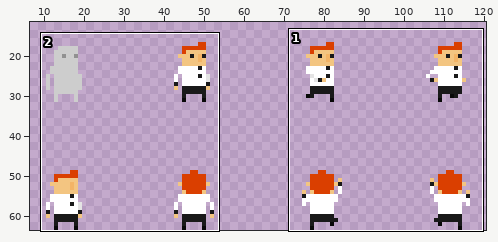
File history of a sprite sheet, src/sprites/chef.png. Above, an overview of the earlier version with the close-up marked.
Close-up. Old version:
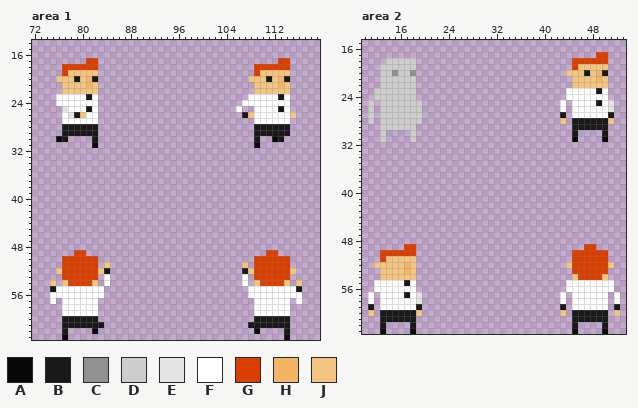
The file is 128x64 pixels. Colours within 5 levels of each other are drawn and written as one. Shown: area 1: x 72..119, y 14..63; area 2: x 10..53, y 15..63. The wide view leaves out empty margins.
Palette (. is transparent): A #080808  B #191919  C #919191  D #cdcdcd  E #e4e4e4  F #ffffff  G #da3f00  H #f3b466  J #f3c581
After the commit:
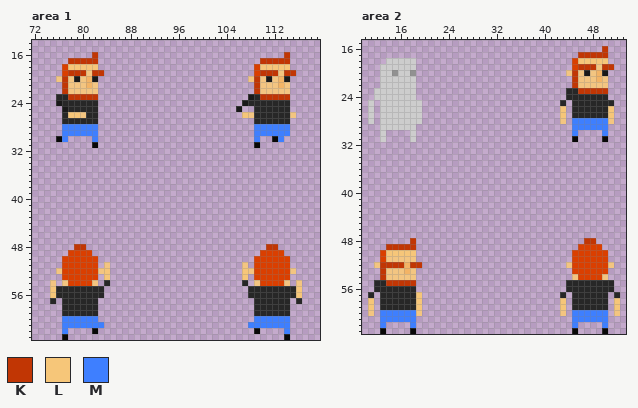
Colours new in this view: K #c13604  L #f6c679  M #3e7fff
The exact change:
colour F: #ffffff -> #272727
Area 1:
y 16: x 82 . -> K; x 114 . -> K
y 17: x 78..82 ...GG -> KKKKK; x 110..114 ...GG -> KKKKK
y 18: x 78..82 GGGGG -> LLLLL; x 110..114 GGGGG -> LLLLL
y 19: x 78..80 JJJ -> KKK; x 82..83 J. -> KK; x 110..112 JJJ -> KKK; x 114..115 J. -> KK
y 20..22: x 77 J -> K; x 109 J -> K
y 23: x 78..82 FFFBF -> KKKKK; x 108 F -> B; x 110..114 FFFBF -> KKKKK
y 24: x 76 F -> B; x 107 F -> B
y 25: x 77 E -> B; x 81 B -> F; x 106 F -> B; x 113 B -> F
y 26: x 78..79 EB -> LL; x 107 B -> L
y 28..29: x 77..82 BBBBBB -> MMMMMM; x 109..114 BBBBBB -> MMMMMM
y 30: x 77 B -> M; x 82 B -> M; x 109 B -> M; x 113 B -> M
y 48: x 79..80 .. -> KK; x 111..112 .. -> KK
y 49: x 78 . -> G; x 81 . -> G; x 110 . -> G; x 113 . -> G
y 52: x 84 B -> L; x 107 B -> L
y 53: x 84 F -> L; x 107 F -> L
y 55: x 75 B -> L; x 116 B -> L
y 56: x 75 F -> L; x 116 F -> L
y 60: x 77..82 BBBBBB -> MMMMMM; x 109..114 BBBBBB -> MMMMMM
y 61: x 77..83 BBBBBBB -> MMMMMMM; x 108..114 BBBBBBB -> MMMMMMM
y 62: x 77 B -> M; x 114 B -> M
Area 2:
y 16: x 50 . -> K
y 17: x 46..50 ...GG -> KKKKK
y 18: x 46..50 GGGGG -> LLLLL
y 19: x 46..48 JJJ -> KKK; x 50..51 J. -> KK
y 20..22: x 45 J -> K
y 23: x 46..50 FFFBF -> KKKKK
y 25: x 49 B -> F; x 51 E -> F
y 26: x 43 F -> L; x 51 E -> L
y 27: x 43 B -> L; x 51 B -> L
y 28..29: x 45..50 BBBBBB -> MMMMMM
y 30: x 45 B -> M; x 50 B -> M
y 48: x 18 . -> K; x 47..48 .. -> KK
y 49: x 14..18 ...GG -> KKKKK; x 46 . -> G; x 49 . -> G
y 50: x 14..18 GGGGG -> LLLLL
y 52: x 13..16 JJJJ -> KKKK; x 18..19 J. -> KK
y 53..54: x 13 J -> K
y 55: x 14..18 FFFBF -> KKKKK
y 57: x 17 B -> F; x 19 E -> L
y 58: x 11 F -> L; x 19 E -> L; x 43 F -> L; x 52 F -> L
y 59: x 11 B -> L; x 19 B -> L; x 43 B -> L; x 52 B -> L
y 60..61: x 13..18 BBBBBB -> MMMMMM; x 45..50 BBBBBB -> MMMMMM
y 62: x 13 B -> M; x 18 B -> M; x 45 B -> M; x 50 B -> M
Pixel boxes of the changes (left, top, right, bottom) in both close-ups:
changed: (56, 52, 104, 142)
changed: (236, 52, 296, 142)
changed: (50, 244, 110, 334)
changed: (242, 244, 302, 334)
changed: (560, 46, 614, 136)
changed: (368, 238, 422, 328)
added: (578, 238, 602, 250)
changed: (560, 280, 620, 328)
